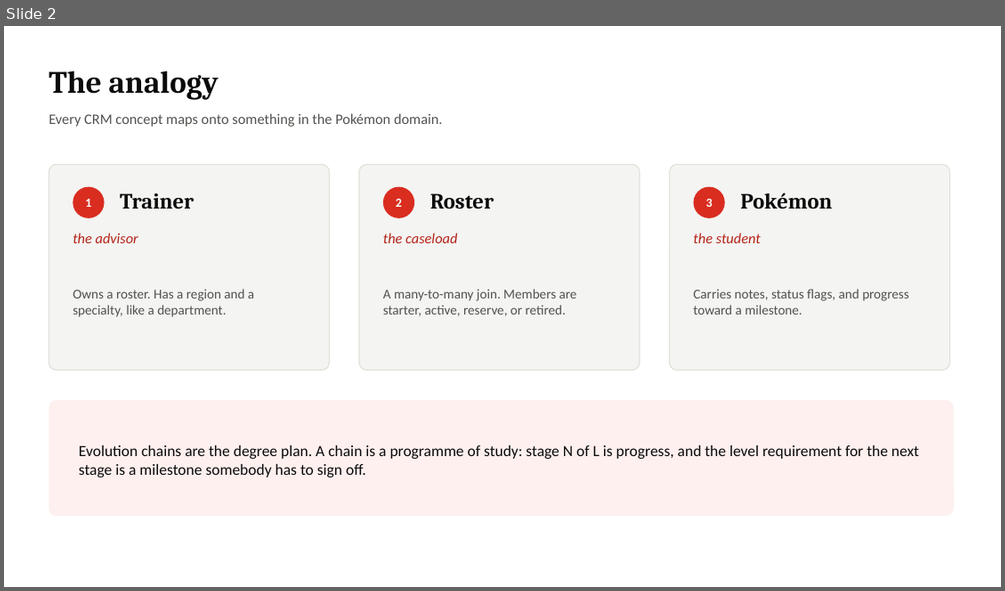
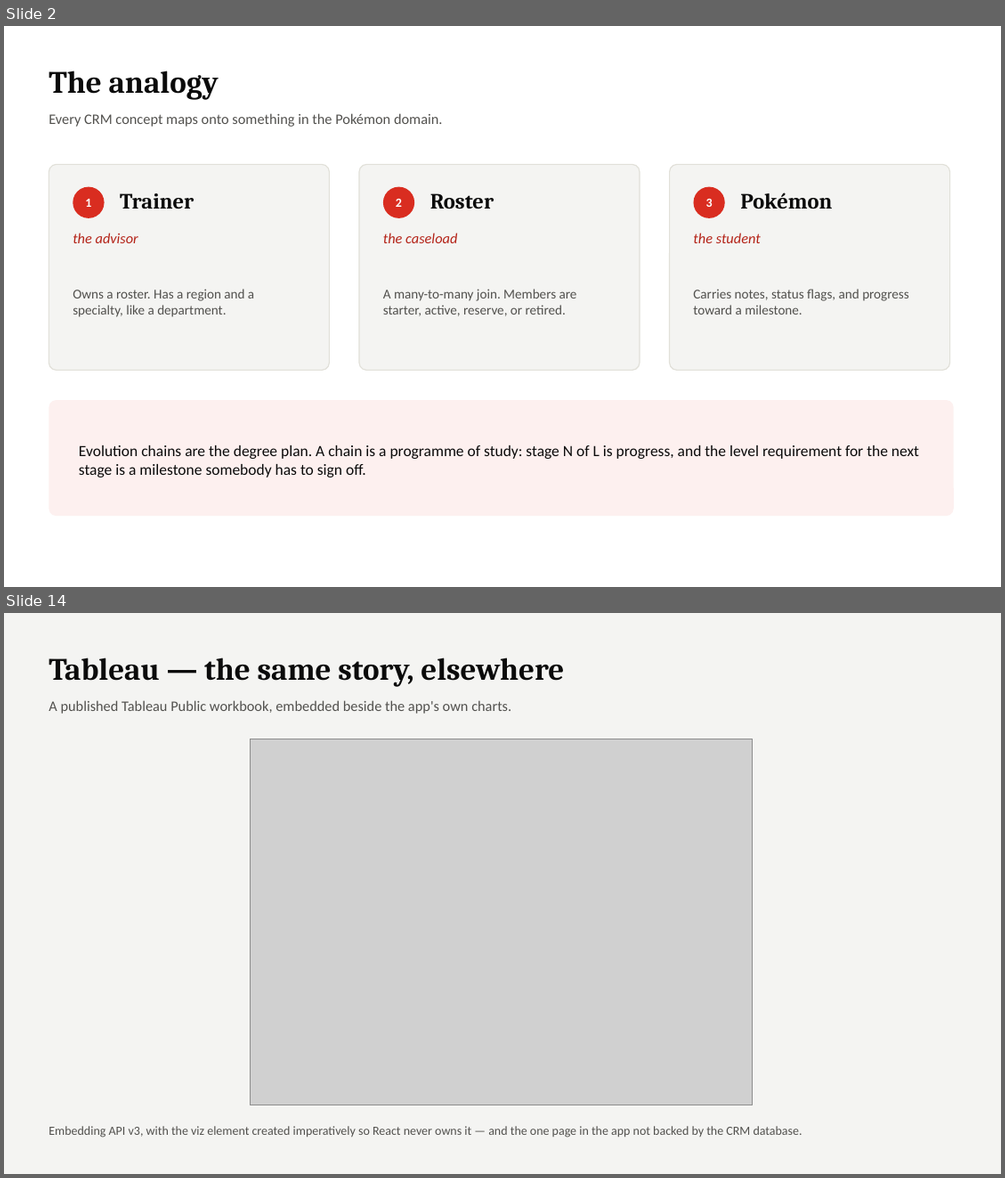
Before and after one commit to ethandbard/pokemon-crm, a slide deck: docs/Pokemon-CRM-demo.pptx. Shown one above the other, each under a label of ours: slide 2 before the commit, slides 2 and 14 after it; the slides between them are not shown. The pictures are 1005x591 and 1005x1178 pixels, drawn with LibreOffice and Linux fonts; fonts in the diff are those of the drawing; grey boxes stand for pictures. Boxes give left, top, right and bottom in pixels: in the first picture for what was removed or moved away, otherwise in the second. Text is boxed around its words. In the diff, an @@ line names an element or a change of style, - is before the commit and + after.

```diff
--- a/docs/Pokemon-CRM-demo.pptx
+++ b/docs/Pokemon-CRM-demo.pptx
@@ slide 14 added at box(4, 613, 1001, 1174), background #F4F4F2 @@
@@ text added at box(48, 657, 564, 687), 30 pt, text #0B0B0B, bold @@
+Tableau — the same story, elsewhere
@@ text added at box(48, 700, 511, 714), 14 pt, text #52514E @@
+A published Tableau Public workbook, embedded beside the app's own charts.
@@ picture added at box(250, 738, 752, 1105) @@
@@ text added at box(48, 1126, 802, 1137), 12 pt, text #52514E @@
+Embedding API v3, with the viz element created imperatively so React never owns it — and the one page in the app not backed by the CRM database.
```
Also in this commit, not shown: 10 slides changed, 4 other slides added, 9 other files.
